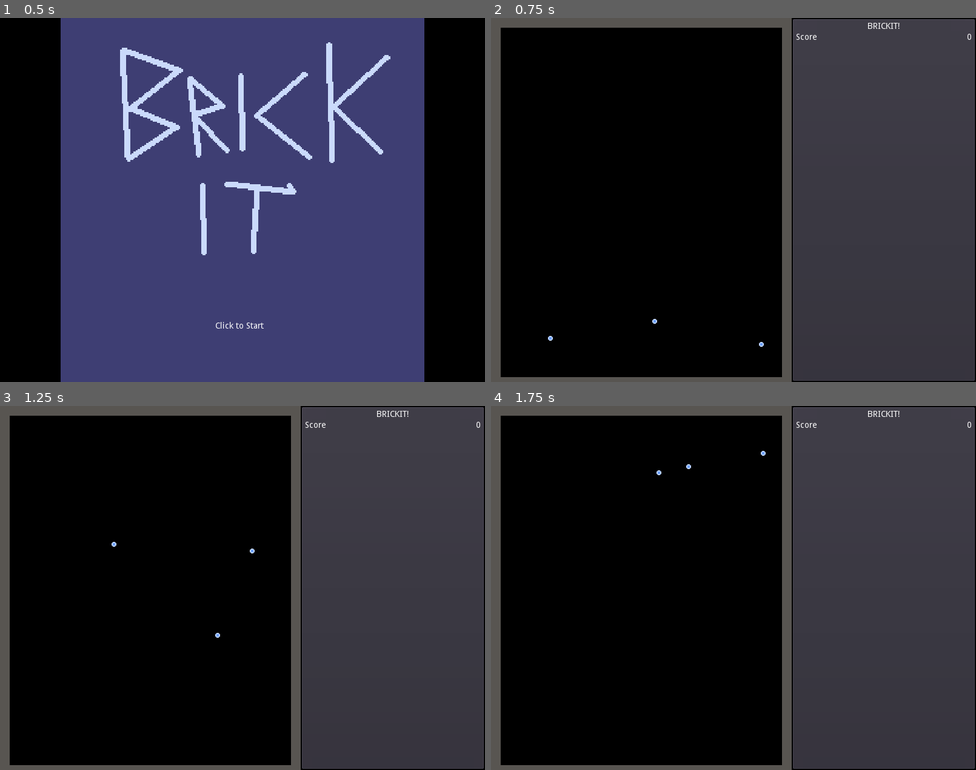
Above: before the commit, frames 1-4 (two rows, left to right).
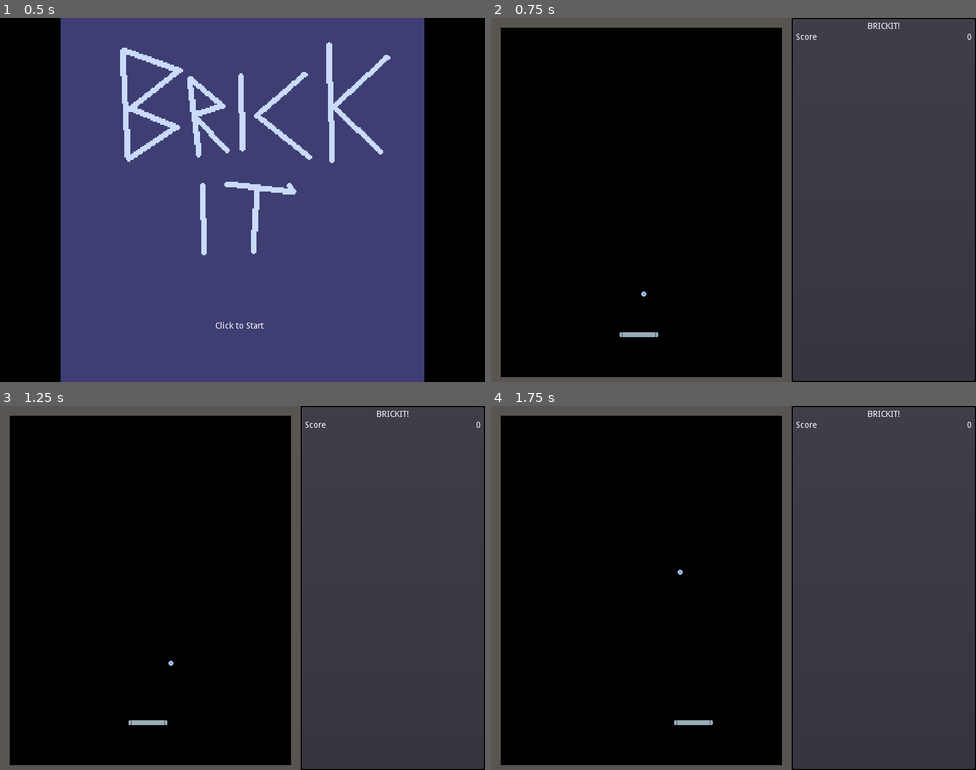
Above: after the commit, the same moments.

Repository: YeOldeDM/brickit
Game: Godot game, scene res://Title/Title.tscn
The game is run twice, just before and just after one commit, with the same random seed, the same clock (stepped at 60 frames per second) and the same inputs.
Inputs (mouse positions are in pixels of both pictures, inside the frame that each line leads up to):
- Up to frame 1 (0.5 s): no input
- Up to frame 2 (0.75 s): click (733, 200) at 0.5 s
- Up to frame 3 (1.25 s): no input
- Up to frame 4 (1.75 s): hold Right (ui_right) from 1.28 s (still down)

Frame 1 is identical in both runs. In frame 2, 0.1% of the frame differs, in the area x 11-57%, y 75-91%; in frame 3, 0.1%; in frame 4, 0.1%.

Commit message:
added paddle

Diff:
--- a/PROJECT/Ball/Ball.gd
+++ b/PROJECT/Ball/Ball.gd
@@ -1,6 +1,11 @@
 extends KinematicBody2D
 
-const YSPEED = 600
+# Minimum absolute speed limits
+# Keep the balls moving well
+const XLIMIT = 60
+const YLIMIT = 300
+# How much ball is deflected left/right when hitting the edge of the paddle
+const PADDLE_DEFLECT = 130
 
 var velocity = Vector2(180,600) #must begin with some Y velocity!
 
@@ -10,6 +15,12 @@
 		var col = motion.collider
 		if col: #bounce off of solids
 			velocity = velocity.bounce( motion.normal )
+			if col.is_in_group("paddle"): # Deflect when hitting the paddle.
+				var x_diff = col.position.x - position.x
+				velocity.x -= x_diff * PADDLE_DEFLECT
+
 
 	# maintain a constant vertical speed
-	velocity.y = YSPEED * sign(velocity.y)
+	velocity.y = YLIMIT * sign(velocity.y)
+	if abs( velocity.x ) > XLIMIT:
+		velocity.x = XLIMIT * sign(velocity.x)
--- a/PROJECT/Ball/Ball.tscn
+++ b/PROJECT/Ball/Ball.tscn
@@ -12,10 +12,11 @@
 
 position = Vector2( 240, 400 )
 input_pickable = false
-collision_layer = 1
+collision_layer = 0
 collision_mask = 1
 collision/safe_margin = 0.08
 script = ExtResource( 1 )
+_sections_unfolded = [ "Collision" ]
 
 [node name="Sprite" type="Sprite" parent="." index="0"]
 
--- a/PROJECT/Game/Game.tscn
+++ b/PROJECT/Game/Game.tscn
@@ -1,7 +1,8 @@
-[gd_scene load_steps=3 format=2]
+[gd_scene load_steps=4 format=2]
 
 [ext_resource path="res://Tilesets/Walls.tres" type="TileSet" id=1]
 [ext_resource path="res://Ball/Ball.tscn" type="PackedScene" id=2]
+[ext_resource path="res://Paddle/Paddle.tscn" type="PackedScene" id=3]
 
 [node name="Game" type="Control"]
 
@@ -156,10 +157,8 @@
 
 [node name="Ball" parent="Field" index="1" instance=ExtResource( 2 )]
 
-[node name="Ball2" parent="Field" index="2" instance=ExtResource( 2 )]
+[node name="Paddle" parent="Field" index="2" groups=[
+"paddle",
+] instance=ExtResource( 3 )]
 
-position = Vector2( 419, 547 )
-
-[node name="Ball3" parent="Field" index="3" instance=ExtResource( 2 )]
-
-position = Vector2( 70, 554 )
+position = Vector2( 244, 522 )
--- /dev/null
+++ b/PROJECT/Paddle/Paddle.gd
@@ -0,0 +1,19 @@
+extends KinematicBody2D
+
+var SPEED = 200
+
+var _y
+
+func _ready():
+	_y = position.y
+
+func _physics_process(delta):
+	var LEFT = Input.is_action_pressed("ui_left")
+	var RIGHT = Input.is_action_pressed("ui_right")
+
+	var input = int(RIGHT)-int(LEFT)
+
+	move_and_collide( Vector2( input*SPEED,0 )*delta )
+
+	if position.y != _y:
+		position.y = _y
--- /dev/null
+++ b/PROJECT/Paddle/Paddle.tscn
@@ -0,0 +1,22 @@
+[gd_scene load_steps=3 format=2]
+
+[ext_resource path="res://Paddle/Paddle.gd" type="Script" id=1]
+[ext_resource path="res://Assets/Gfx/paddle.png" type="Texture" id=2]
+
+[node name="Paddle" type="KinematicBody2D" index="0"]
+
+input_pickable = false
+collision_layer = 1
+collision_mask = 1
+collision/safe_margin = 0.08
+script = ExtResource( 1 )
+
+[node name="Sprite" type="Sprite" parent="." index="0"]
+
+scale = Vector2( 1.33333, 1 )
+texture = ExtResource( 2 )
+
+[node name="CollisionPolygon2D" type="CollisionPolygon2D" parent="." index="1"]
+
+build_mode = 0
+polygon = PoolVector2Array( -32, -4, 32, -4, 32, 4, -32, 4 )
--- a/PROJECT/Title/Title.tscn
+++ b/PROJECT/Title/Title.tscn
@@ -3,7 +3,7 @@
 [ext_resource path="res://Title/Title.gd" type="Script" id=1]
 [ext_resource path="res://Assets/Gfx/title_screen.png" type="Texture" id=2]
 
-[node name="Title" type="Control" index="0"]
+[node name="Title" type="Control"]
 
 anchor_left = 0.0
 anchor_top = 0.0
Binary file added: PROJECT/Assets/Gfx/paddle.png
Not shown, added: PROJECT/Assets/Gfx/paddle.png.import
